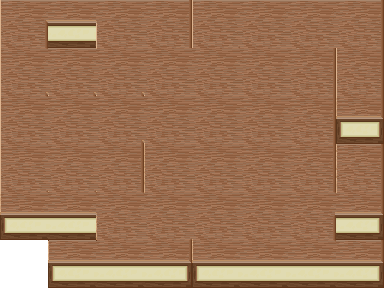
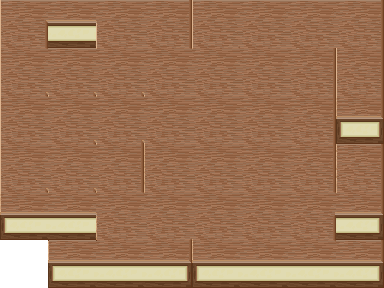
Two versions of the same layered image (w=384, h=288). Layer-by-layer changes:
pixels changed over bbox(45, 48, 193, 193) (layer not identified)
